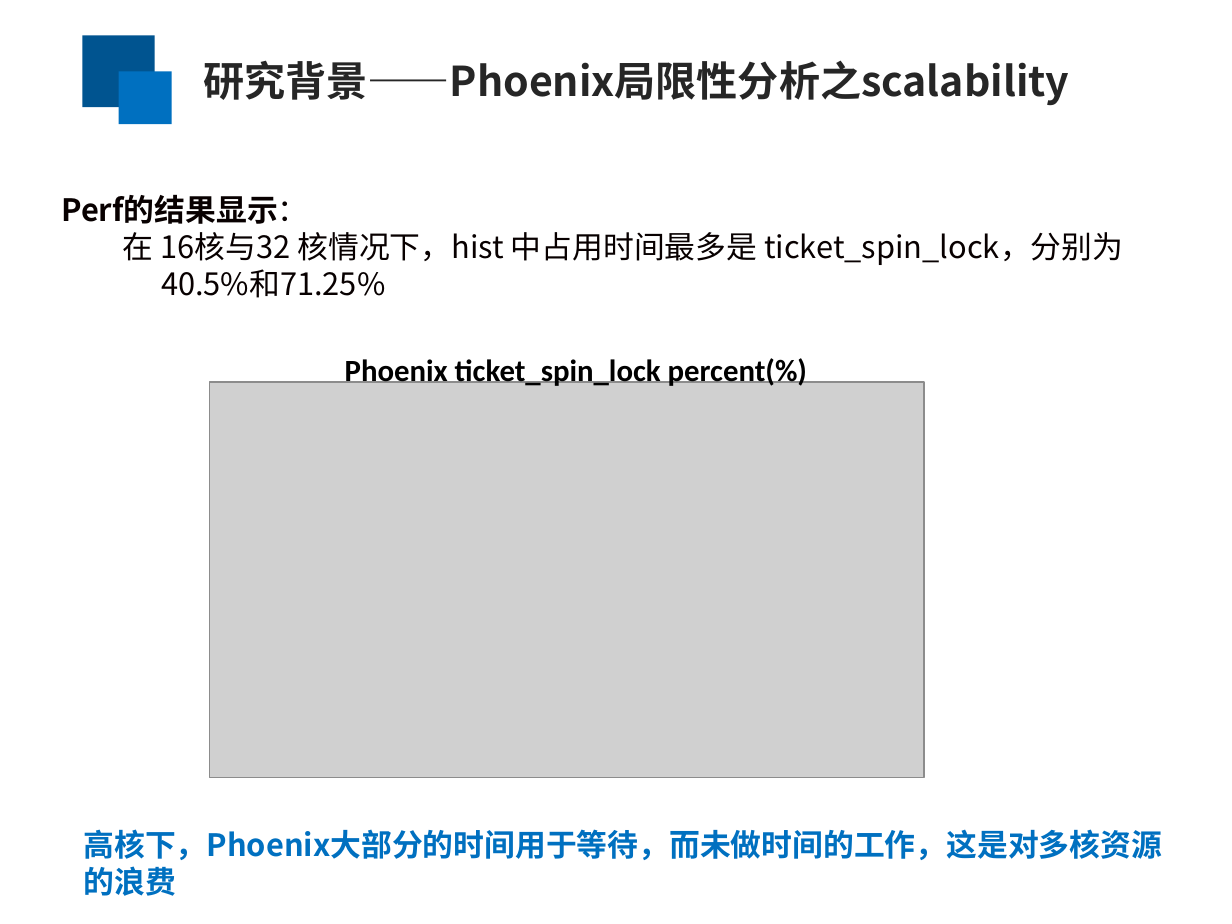
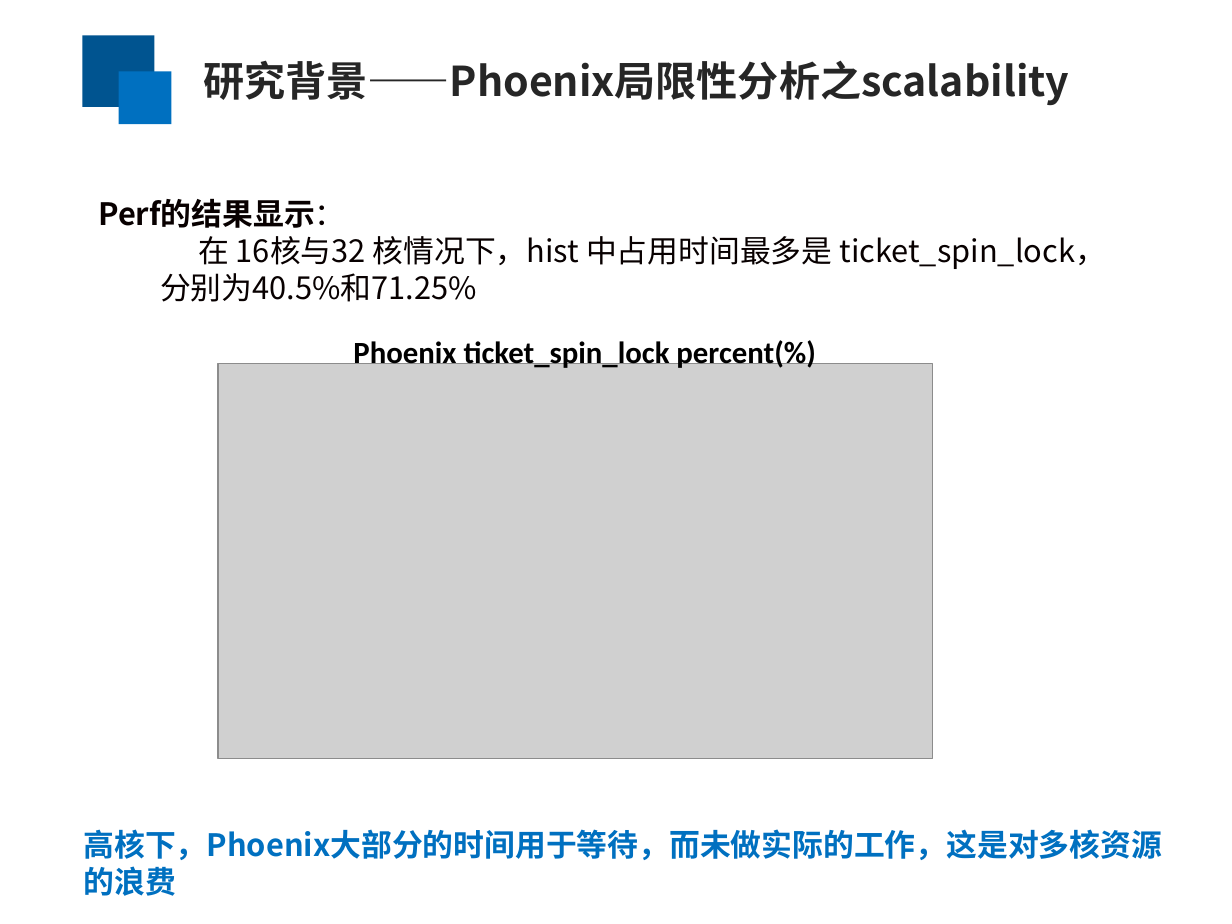
Before and after one commit to yufenyu/work, a slide deck: slide 5 of dmr_paper/paper/chinaSys-2016.ppt (slide 6 before the commit). Drawn at 1232x924 pixels with LibreOffice and Linux fonts; fonts in the diff are those of the drawing; grey boxes stand for pictures. Boxes give left, top, right and bottom in pixels: in the first picture for what was removed or moved away, otherwise in the second. Text is boxed around its words. In the diff, an @@ line names an element or a change of style, - is before the commit and + after.

```diff
--- a/dmr_paper/paper/chinaSys-2016.ppt
+++ b/dmr_paper/paper/chinaSys-2016.ppt
@@ text "Perf的结果显示：": place and size @@
-text "Perf的结果显示：" at bbox=[61, 194, 1123, 298]
+text "Perf的结果显示：" at bbox=[98, 198, 1106, 302]
@@ text at bbox=[160, 236, 1106, 302]: text changed @@
-  在 16核与32 核情况下，hist 中占用时间最多是 ticket_spin_lock，分别为40.5%和71.25%
+  在 16核与32 核情况下，hist 中占用时间最多是 ticket_spin_lock，
+  分别为40.5%和71.25%
@@ text "Phoenix ticket_spin_lock percent(%)": place and size @@
-text "Phoenix ticket_spin_lock percent(%)" at bbox=[345, 356, 807, 386]
+text "Phoenix ticket_spin_lock percent(%)" at bbox=[353, 337, 815, 368]
@@ picture: place and size @@
-picture at bbox=[209, 382, 924, 777]
+picture at bbox=[218, 363, 933, 759]
@@ text at bbox=[84, 829, 1163, 896]: text changed @@
-高核下，Phoenix大部分的时间用于等待，而未做时间的工作，这是对多核资源的浪费
+高核下，Phoenix大部分的时间用于等待，而未做实际的工作，这是对多核资源的浪费
```
Also in this commit, not shown: 11 other slides changed, 1 slide removed.
